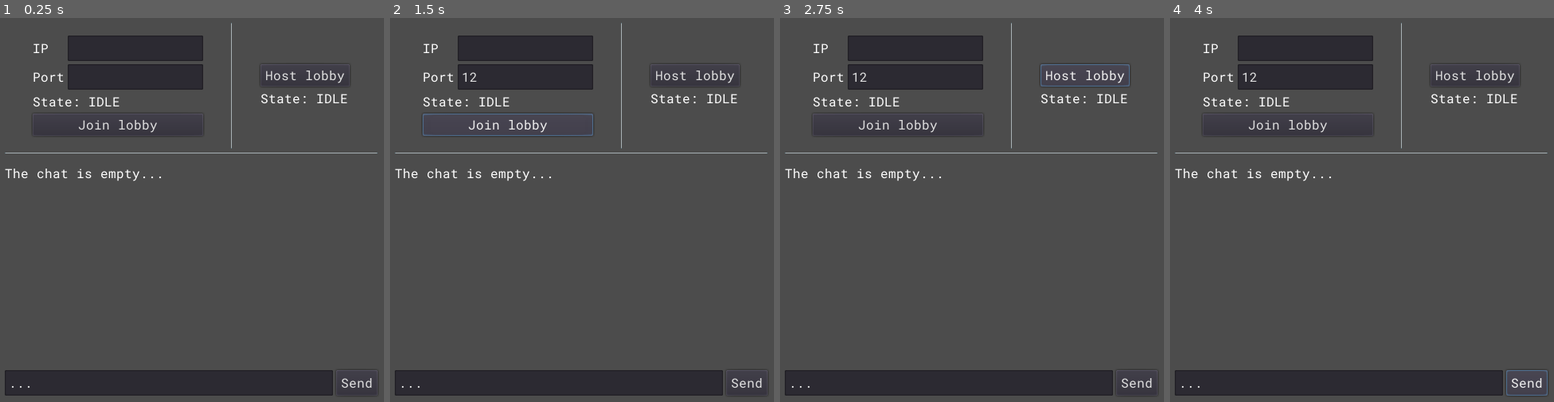
Above: before the commit, frames 1-4 (left to right).
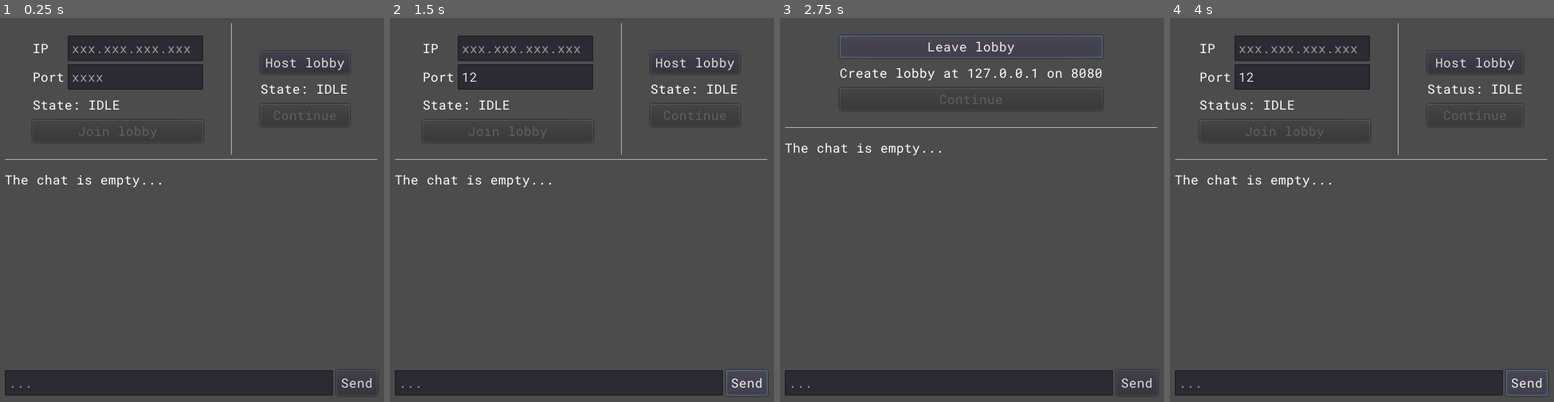
Above: after the commit, the same moments.

Repository: AdrKacz/special-journey
Game: Godot game, scene res://lobby/lobby.tscn
The game is run twice, just before and just after one commit, with the same random seed, the same clock (stepped at 60 frames per second) and the same inputs.
Inputs (mouse positions are in pixels of both pictures, inside the frame that each line leads up to):
- Up to frame 1 (0.25 s): no input
- Up to frame 2 (1.5 s): click (524, 75) at 0.52 s; type "12" at 0.6 s; click "Join lobby" (after the commit: "Send") at 1.25 s
- Up to frame 3 (2.75 s): click "Host lobby" at 2 s
- Up to frame 4 (4 s): click (1362, 44) at 2.75 s, where only the run after the commit has a clickable "Leave lobby"; click "Send" at 3.5 s

The runs differ from the first frame. In frame 1, 2.5% of the frame differs, in the area x 1-99%, y 7-97%; in frame 2, 2.7%; in frame 3, 6.9%, in the area x 1-99%, y 1-97%; in frame 4, 3.2%.

Commit message:
Simple Chat

Diff:
--- a/lobby/global-scripts/network-manager.gd
+++ b/lobby/global-scripts/network-manager.gd
@@ -1,3 +1,41 @@
 extends Node
 
-var peer =
+# Useful Networking Signal to register to
+signal lobby_created(ip_address, port)
+signal lobby_joined
+signal lobby_leaved
+signal network_message(message)
+
+var SERVER_PORT : int = 8080
+var MAX_PLAYERS : int = 4
+var peer : NetworkedMultiplayerENet = NetworkedMultiplayerENet.new()
+
+func _ready() -> void:
+	get_tree().connect("network_peer_connected", self, "_on_Network_Peer_Connected")
+	get_tree().connect("network_peer_disconnected", self, "_on_Network_Peer_Disconnected")
+
+func hostNewLobby() -> void:
+	peer.create_server(SERVER_PORT, MAX_PLAYERS)
+	get_tree().network_peer = peer
+
+	# TODO: Get IP Address of host
+	emit_signal("lobby_created", "127.0.0.1", SERVER_PORT)
+
+func leaveCurrentLobby() -> void:
+	get_tree().network_peer = null # don't seem to work when you're not the server
+	emit_signal("lobby_leaved")
+
+func joinLobby(ip_address: String, port: int) -> void:
+	peer.create_client(ip_address, port)
+	get_tree().network_peer = peer
+
+func _on_Network_Peer_Connected(id : int) -> void:
+	print("[on_Network_Peer_Connected] ID: " + String(id))
+	if (id == 1):
+		emit_signal("lobby_joined")
+	emit_signal("network_message", "connected::" + String(id))
+
+func _on_Network_Peer_Disconnected(id : int) -> void:
+	# Todo: What if server disconnect
+	print("[on_Network_Peer_Disconnected] ID: " + String(id))
+	emit_signal("network_message", "disconnected::" + String(id))
--- /dev/null
+++ b/lobby/lobby/lobby.gd
@@ -0,0 +1,110 @@
+extends Control
+
+var is_valid_ip_address : bool = false
+var is_valid_port : bool = false
+
+# Initialise useful accessors
+onready var join_box : MarginContainer = $MarginContainer/VBoxContainer/JoinAndHostContainer/Join
+onready var join_host_separator : VSeparator = $MarginContainer/VBoxContainer/JoinAndHostContainer/VSeparator
+onready var host_box : MarginContainer = $MarginContainer/VBoxContainer/JoinAndHostContainer/Host
+
+onready var form_ip_address : LineEdit = $MarginContainer/VBoxContainer/JoinAndHostContainer/Join/VBoxContainer/Form/IPAddress/LineEdit
+onready var form_port : LineEdit = $MarginContainer/VBoxContainer/JoinAndHostContainer/Join/VBoxContainer/Form/Port/LineEdit
+
+onready var join_label : Label = $MarginContainer/VBoxContainer/JoinAndHostContainer/Join/VBoxContainer/Label
+onready var host_label : Label = $MarginContainer/VBoxContainer/JoinAndHostContainer/Host/VBoxContainer/Label
+
+onready var join_button : Button = $MarginContainer/VBoxContainer/JoinAndHostContainer/Join/VBoxContainer/Button
+onready var host_button : Button = $MarginContainer/VBoxContainer/JoinAndHostContainer/Host/VBoxContainer/HostButton
+
+onready var chat : RichTextLabel = $MarginContainer/VBoxContainer/Chat/ChatContainer/RichTextLabel
+onready var chat_input : LineEdit = $MarginContainer/VBoxContainer/Chat/SendChatContainer/HBoxContainer/LineEdit
+
+
+# Register to Networking signal
+func _ready() -> void:
+	NetworkManager.connect("lobby_created", self, "_on_Lobby_Created")
+	NetworkManager.connect("lobby_joined", self, "_on_Lobby_Joined")
+	NetworkManager.connect("lobby_leaved", self, "_on_Lobby_Leaved")
+	NetworkManager.connect("network_message", self, "_on_Network_Message")
+
+func _on_HostButton_pressed() -> void:
+	if host_button.text == "Host lobby":
+		# Hide Join Box
+		join_host_separator.hide()
+		join_box.hide()
+		host_button.disabled = true
+		# Create lobby
+		host_label.text = "Creating lobby..."
+		NetworkManager.hostNewLobby()
+	elif host_button.text == "Leave lobby":
+		host_label.text = "Leaving lobby..."
+		NetworkManager.leaveCurrentLobby()
+
+func _on_IPAddress_text_changed(new_text : String) -> void:
+	is_valid_ip_address = new_text.is_valid_ip_address()
+	validate_join_input()
+
+func _on_Port_text_changed(new_text : String) -> void:
+	is_valid_port = new_text.is_valid_integer()
+	validate_join_input()
+
+func validate_join_input() -> void:
+	if is_valid_ip_address and is_valid_port:
+		join_button.disabled = false
+	else:
+		join_button.disabled = true
+
+func _on_JoinButton_pressed() -> void:
+	if join_button.text == "Join lobby":
+		# Hide Host Box
+		join_host_separator.hide()
+		host_box.hide()
+		join_button.disabled = true
+		form_ip_address.editable = false
+		form_port.editable = false
+		# Join lobby
+		join_label.text = "Joining lobby..."
+		NetworkManager.joinLobby(form_ip_address.text, int(form_port.text))
+	elif join_button.text == "Leave lobby":
+		join_label.text = "Leaving lobby..."
+		NetworkManager.leaveCurrentLobby()
+
+func _on_SendChatButton_pressed() -> void:
+	rpc("add_chat_message", chat_input.text)
+	chat_input.text = ""
+
+func _on_Lobby_Created(ip_address: String, port: int) -> void:
+	host_label.text = "Create lobby at " + ip_address + " on " + String(port)
+	host_button.text = "Leave lobby"
+	host_button.disabled = false
+
+func _on_Lobby_Joined() -> void:
+	join_label.text = "Joined lobby"
+	join_button.text = "Leave lobby"
+	join_button.disabled = false
+
+func _on_Lobby_Leaved() -> void:
+	form_ip_address.editable = true
+	form_port.editable = true
+	join_host_separator.show()
+	host_box.show()
+	join_box.show()
+	join_button.text = "Join lobby"
+	host_button.text = "Host lobby"
+	join_label.text = "Status: IDLE"
+	host_label.text = "Status: IDLE"
+
+func _on_Network_Message(message : String) -> void:
+	var message_splitted : PoolStringArray = message.split("::")
+	if message_splitted[0] == "connected":
+		add_system_chat_message("%010d enters the lobby!" % int(message_splitted[1]))
+	elif message_splitted[0] == "disconnected":
+		add_system_chat_message("%010d leaves the lobby!" % int(message_splitted[1]))
+
+func add_system_chat_message(message : String) -> void:
+	chat.text += "\n%s" % message
+
+remotesync func add_chat_message(message : String) -> void:
+	var local_peer_id : int= get_tree().get_rpc_sender_id()
+	chat.text += "\n[%010d] > %s" % [local_peer_id, message]
--- a/lobby/lobby/lobby.tscn
+++ b/lobby/lobby/lobby.tscn
@@ -1,10 +1,12 @@
-[gd_scene load_steps=2 format=2]
+[gd_scene load_steps=3 format=2]
 
 [ext_resource path="res://lobby/menu-font.tres" type="DynamicFont" id=1]
+[ext_resource path="res://lobby/lobby.gd" type="Script" id=2]
 
 [node name="Lobby" type="Control"]
 anchor_right = 1.0
 anchor_bottom = 1.0
+script = ExtResource( 2 )
 __meta__ = {
 "_edit_use_anchors_": false
 }
@@ -28,7 +30,7 @@
 
 [node name="JoinAndHostContainer" type="HBoxContainer" parent="MarginContainer/VBoxContainer"]
 margin_right = 468.0
-margin_bottom = 158.0
+margin_bottom = 166.0
 alignment = 1
 __meta__ = {
 "_edit_use_anchors_": false,
@@ -38,7 +40,7 @@
 [node name="Join" type="MarginContainer" parent="MarginContainer/VBoxContainer/JoinAndHostContainer"]
 margin_left = 19.0
 margin_right = 265.0
-margin_bottom = 158.0
+margin_bottom = 166.0
 custom_constants/margin_right = 16
 custom_constants/margin_top = 16
 custom_constants/margin_left = 16
@@ -51,7 +53,8 @@
 margin_left = 16.0
 margin_top = 16.0
 margin_right = 230.0
-margin_bottom = 142.0
+margin_bottom = 150.0
+custom_constants/separation = 8
 alignment = 1
 __meta__ = {
 "_edit_use_anchors_": false
@@ -61,23 +64,24 @@
 margin_right = 214.0
 margin_bottom = 68.0
 
-[node name="IPAdress" type="HBoxContainer" parent="MarginContainer/VBoxContainer/JoinAndHostContainer/Join/VBoxContainer/Form"]
-margin_right = 214.0
-margin_bottom = 32.0
-
-[node name="Label" type="Label" parent="MarginContainer/VBoxContainer/JoinAndHostContainer/Join/VBoxContainer/Form/IPAdress"]
+[node name="IPAddress" type="HBoxContainer" parent="MarginContainer/VBoxContainer/JoinAndHostContainer/Join/VBoxContainer/Form"]
+margin_right = 214.0
+margin_bottom = 32.0
+
+[node name="Label" type="Label" parent="MarginContainer/VBoxContainer/JoinAndHostContainer/Join/VBoxContainer/Form/IPAddress"]
 margin_top = 5.0
 margin_right = 40.0
 margin_bottom = 27.0
 custom_fonts/font = ExtResource( 1 )
 text = "IP  "
 
-[node name="LineEdit" type="LineEdit" parent="MarginContainer/VBoxContainer/JoinAndHostContainer/Join/VBoxContainer/Form/IPAdress"]
+[node name="LineEdit" type="LineEdit" parent="MarginContainer/VBoxContainer/JoinAndHostContainer/Join/VBoxContainer/Form/IPAddress"]
 margin_left = 44.0
 margin_right = 214.0
 margin_bottom = 32.0
 custom_constants/minimum_spaces = 16
 custom_fonts/font = ExtResource( 1 )
+placeholder_text = "xxx.xxx.xxx.xxx"
 
 [node name="Port" type="HBoxContainer" parent="MarginContainer/VBoxContainer/JoinAndHostContainer/Join/VBoxContainer/Form"]
 margin_top = 36.0
@@ -97,31 +101,33 @@
 margin_bottom = 32.0
 custom_constants/minimum_spaces = 16
 custom_fonts/font = ExtResource( 1 )
+placeholder_text = "xxxx"
 
 [node name="Label" type="Label" parent="MarginContainer/VBoxContainer/JoinAndHostContainer/Join/VBoxContainer"]
-margin_top = 72.0
-margin_right = 214.0
-margin_bottom = 94.0
+margin_top = 76.0
+margin_right = 214.0
+margin_bottom = 98.0
 custom_fonts/font = ExtResource( 1 )
 text = "State: IDLE"
 
 [node name="Button" type="Button" parent="MarginContainer/VBoxContainer/JoinAndHostContainer/Join/VBoxContainer"]
-margin_top = 98.0
-margin_right = 214.0
-margin_bottom = 126.0
-custom_fonts/font = ExtResource( 1 )
+margin_top = 106.0
+margin_right = 214.0
+margin_bottom = 134.0
+custom_fonts/font = ExtResource( 1 )
+disabled = true
 text = "Join lobby"
 
 [node name="VSeparator" type="VSeparator" parent="MarginContainer/VBoxContainer/JoinAndHostContainer"]
 margin_left = 269.0
 margin_right = 301.0
-margin_bottom = 158.0
+margin_bottom = 166.0
 custom_constants/separation = 32
 
 [node name="Host" type="MarginContainer" parent="MarginContainer/VBoxContainer/JoinAndHostContainer"]
 margin_left = 305.0
 margin_right = 449.0
-margin_bottom = 158.0
+margin_bottom = 166.0
 custom_constants/margin_right = 16
 custom_constants/margin_top = 16
 custom_constants/margin_left = 16
@@ -134,40 +140,49 @@
 margin_left = 16.0
 margin_top = 16.0
 margin_right = 128.0
-margin_bottom = 142.0
+margin_bottom = 150.0
+custom_constants/separation = 8
 alignment = 1
 __meta__ = {
 "_edit_use_anchors_": false
 }
 
-[node name="Button" type="Button" parent="MarginContainer/VBoxContainer/JoinAndHostContainer/Host/VBoxContainer"]
-margin_top = 36.0
+[node name="HostButton" type="Button" parent="MarginContainer/VBoxContainer/JoinAndHostContainer/Host/VBoxContainer"]
+margin_top = 20.0
 margin_right = 112.0
-margin_bottom = 64.0
+margin_bottom = 48.0
 custom_fonts/font = ExtResource( 1 )
 text = "Host lobby"
 
 [node name="Label" type="Label" parent="MarginContainer/VBoxContainer/JoinAndHostContainer/Host/VBoxContainer"]
-margin_top = 68.0
+margin_top = 56.0
 margin_right = 112.0
-margin_bottom = 90.0
+margin_bottom = 78.0
 custom_fonts/font = ExtResource( 1 )
 text = "State: IDLE"
 
+[node name="ContinueButton" type="Button" parent="MarginContainer/VBoxContainer/JoinAndHostContainer/Host/VBoxContainer"]
+margin_top = 86.0
+margin_right = 112.0
+margin_bottom = 114.0
+custom_fonts/font = ExtResource( 1 )
+disabled = true
+text = "Continue"
+
 [node name="HSeparator" type="HSeparator" parent="MarginContainer/VBoxContainer"]
-margin_top = 162.0
-margin_right = 468.0
-margin_bottom = 166.0
+margin_top = 170.0
+margin_right = 468.0
+margin_bottom = 174.0
 
 [node name="Chat" type="VBoxContainer" parent="MarginContainer/VBoxContainer"]
-margin_top = 170.0
+margin_top = 178.0
 margin_right = 468.0
 margin_bottom = 468.0
 size_flags_vertical = 3
 
 [node name="ChatContainer" type="MarginContainer" parent="MarginContainer/VBoxContainer/Chat"]
 margin_right = 468.0
-margin_bottom = 262.0
+margin_bottom = 254.0
 size_flags_vertical = 3
 custom_constants/margin_top = 8
 custom_constants/margin_bottom = 8
@@ -175,7 +190,7 @@
 [node name="RichTextLabel" type="RichTextLabel" parent="MarginContainer/VBoxContainer/Chat/ChatContainer"]
 margin_top = 8.0
 margin_right = 468.0
-margin_bottom = 254.0
+margin_bottom = 246.0
 custom_fonts/normal_font = ExtResource( 1 )
 text = "The chat is empty..."
 scroll_following = true
@@ -184,9 +199,9 @@
 }
 
 [node name="SendChatContainer" type="MarginContainer" parent="MarginContainer/VBoxContainer/Chat"]
-margin_top = 266.0
-margin_right = 468.0
-margin_bottom = 298.0
+margin_top = 258.0
+margin_right = 468.0
+margin_bottom = 290.0
 
 [node name="HBoxContainer" type="HBoxContainer" parent="MarginContainer/VBoxContainer/Chat/SendChatContainer"]
 margin_right = 468.0
@@ -197,7 +212,7 @@
 margin_bottom = 32.0
 size_flags_horizontal = 3
 custom_fonts/font = ExtResource( 1 )
-text = "..."
+placeholder_text = "..."
 
 [node name="Button" type="Button" parent="MarginContainer/VBoxContainer/Chat/SendChatContainer/HBoxContainer"]
 margin_left = 416.0
@@ -205,3 +220,9 @@
 margin_bottom = 32.0
 custom_fonts/font = ExtResource( 1 )
 text = "Send"
+
+[connection signal="text_changed" from="MarginContainer/VBoxContainer/JoinAndHostContainer/Join/VBoxContainer/Form/IPAddress/LineEdit" to="." method="_on_IPAddress_text_changed"]
+[connection signal="text_changed" from="MarginContainer/VBoxContainer/JoinAndHostContainer/Join/VBoxContainer/Form/Port/LineEdit" to="." method="_on_Port_text_changed"]
+[connection signal="pressed" from="MarginContainer/VBoxContainer/JoinAndHostContainer/Join/VBoxContainer/Button" to="." method="_on_JoinButton_pressed"]
+[connection signal="pressed" from="MarginContainer/VBoxContainer/JoinAndHostContainer/Host/VBoxContainer/HostButton" to="." method="_on_HostButton_pressed"]
+[connection signal="pressed" from="MarginContainer/VBoxContainer/Chat/SendChatContainer/HBoxContainer/Button" to="." method="_on_SendChatButton_pressed"]
--- a/lobby/project.godot
+++ b/lobby/project.godot
@@ -14,6 +14,10 @@
 run/main_scene="res://lobby/lobby.tscn"
 config/icon="res://icon.png"
 
+[autoload]
+
+NetworkManager="*res://global-scripts/network-manager.gd"
+
 [display]
 
 window/size/width=500
